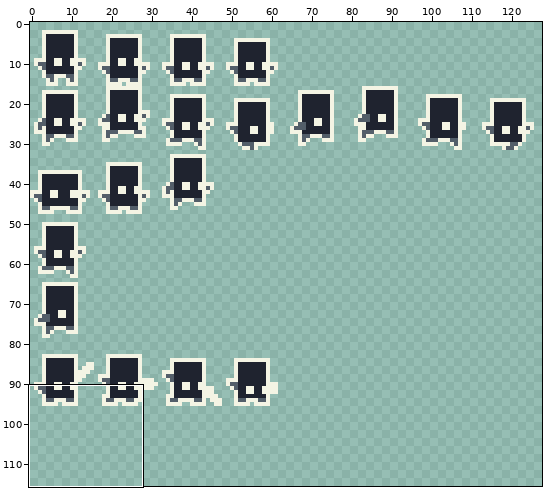
Sprite sheet -- assets/character-spritesheet.png. Above: a wide view before the commit, with the close-up outlined.
Close-up. Earlier state:
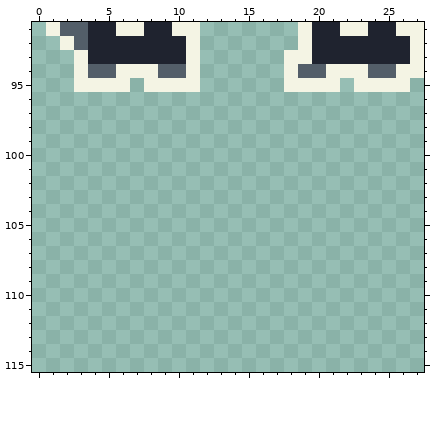
The file is 128x128 pixels. Shown: x 0..27, y 91..115. The wide view leaves out empty margins.
After:
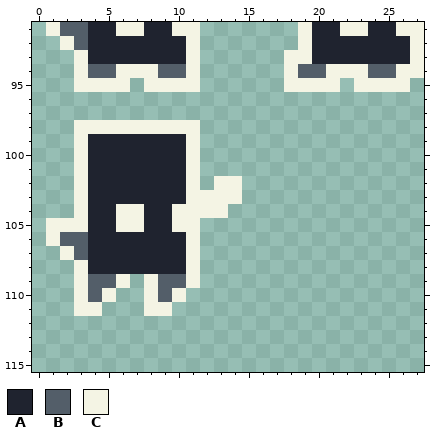
Palette (. is transparent): A #1f232f  B #535e69  C #f4f4e4
The commit says: Add wall slide animation.
Changes in this commit:
y 98: x 3..11 ......... -> CCCCCCCCC
y 99..101: x 3..11 ......... -> CAAAAAAAC
y 102: x 3..11 ......... -> CAAAAAAAC; x 13..14 .. -> CC
y 103: x 3..14 ............ -> CAAAAAAACCCC
y 104: x 3..13 ........... -> CAACCAACCCC
y 105: x 1..11 ........... -> CCCAACCAACC
y 106: x 1..11 ........... -> CBBAAAAAAAC
y 107: x 2..11 .......... -> CBAAAAAAAC
y 108: x 3..11 ......... -> CAAAAAAAC
y 109: x 3..6 .... -> CBBC; x 8..11 .... -> CBBC
y 110: x 3..5 ... -> CBC; x 8..10 ... -> CBC
y 111: x 3..4 .. -> CC; x 8..9 .. -> CC
Pixel boxes of the changes (left, top, right, bottom) in both close-ups:
added: (46, 120, 242, 316)
